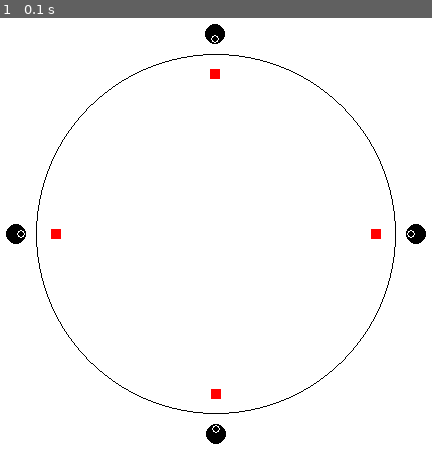
Above: before the commit, frame 1.
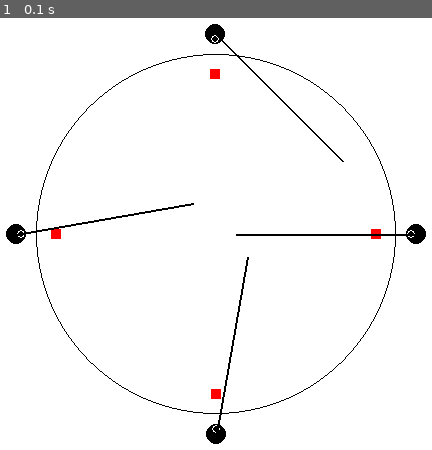
Above: after the commit, the same moment.

Repository: holistudio/mewantfood
Game: pygame game, started from pygame/game.py
Two runs of this game, one before a commit and one after it. Both use one fixed random seed, a clock stepped at 60 frames per second and the inputs below.
Inputs:
- Up to frame 1 (0.1 s): no input

The runs differ from the first frame. In frame 1, 0.7% of the frame differs, in the area x 3-97%, y 4-97%.

Commit message:
Update game.py
Gemini

Diff:
--- a/pygame/game.py
+++ b/pygame/game.py
@@ -14,6 +14,7 @@
 agent_locations = [(200,0), (200,90), (200,180), (200,270)]
 mouth_locations = [(a[0]-5,a[1]) for a in agent_locations]
 food_locations  = [(160,0), (160,90), (160,180), (160,270)]
+
 agent_forwards = []
 for r, theta in agent_locations:
     theta_rad = theta * math.pi / 180
@@ -21,6 +22,7 @@
     unit_vector = (-math.cos(theta_rad), -math.sin(theta_rad))
     agent_forwards.append(unit_vector)
 
+spoon_angles = [0, 10, -10, -45]
 
 def polar_to_cartesian(r, theta):
     # assume theta is in degrees
@@ -76,6 +78,20 @@
         screen_y = int(screen_height / 2 + y)
         pygame.draw.rect(screen, RED, (screen_x - FOOD_SIZE // 2, screen_y - FOOD_SIZE // 2, FOOD_SIZE, FOOD_SIZE))
 
+    # Draw spoons
+    for i, (r, theta) in enumerate(agent_locations):
+        # Agent's center in screen coordinates
+        agent_x_cart, agent_y_cart = polar_to_cartesian(r, theta)
+        start_x = int(screen_width / 2 + agent_x_cart)
+        start_y = int(screen_height / 2 + agent_y_cart)
+
+        # Calculate the spoon's absolute angle
+        spoon_angle = theta + 180 + spoon_angles[i]
+        end_x_cart, end_y_cart = polar_to_cartesian(180, spoon_angle)
+        end_x = start_x + int(end_x_cart)
+        end_y = start_y + int(end_y_cart)
+        pygame.draw.line(screen, BLACK, (start_x, start_y), (end_x, end_y), 2)
+
     pygame.display.flip()
     clock.tick(fps)
     frame_counter += 1
